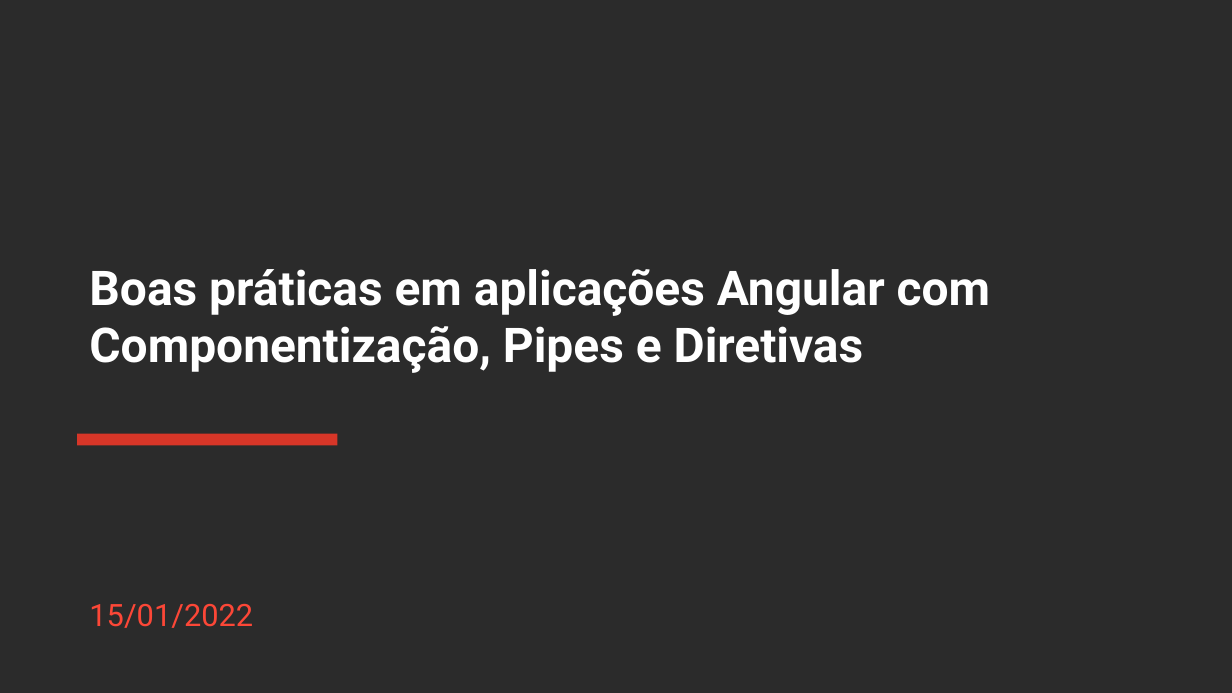
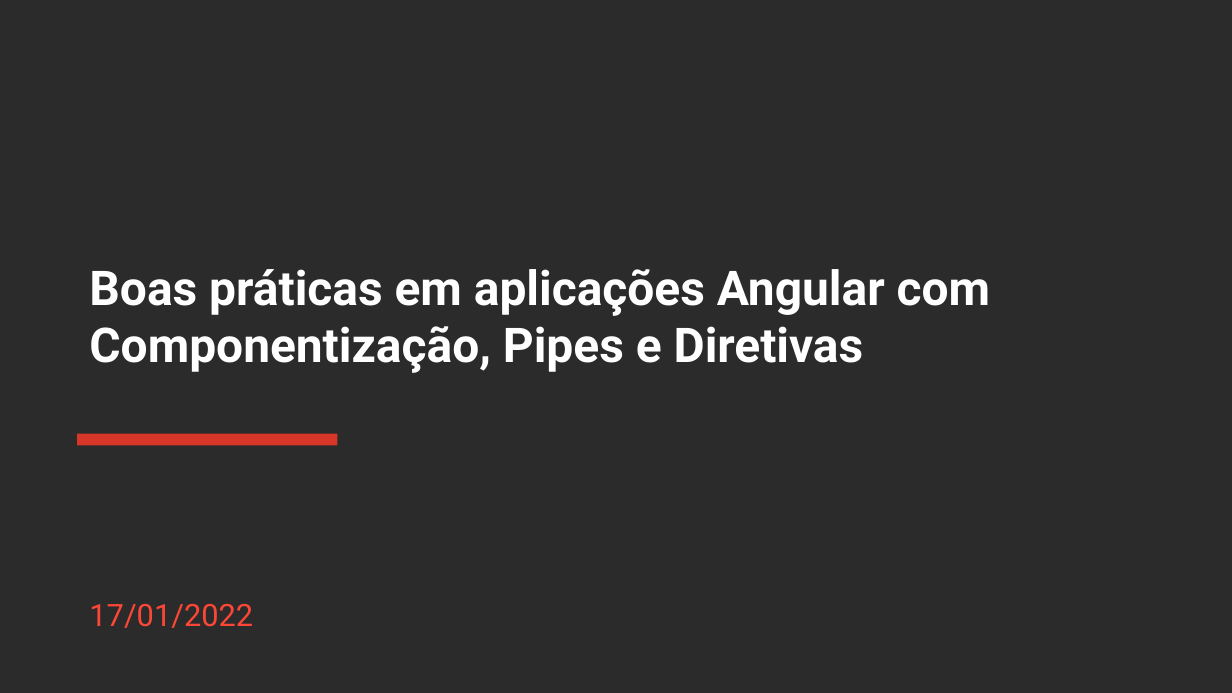
Before and after one commit to rocketseat-creators-program/angular-best-practices-2022-01-15, a slide deck: slide 1 of Apresentacao_Angular_Best_Practices.pptx. Drawn at 1232x693 pixels with LibreOffice and Linux fonts; fonts in the diff are those of the drawing; background and template pictures are left out; a plain dark background stands for a picture behind light text. Boxes give left, top, right and bottom in pixels: in the first picture for what was removed or moved away, otherwise in the second. Text is boxed around its words. In the diff, an @@ line names an element or a change of style, - is before the commit and + after.

Commit message:
Power Point slide

```diff
--- a/Apresentacao_Angular_Best_Practices.pptx
+++ b/Apresentacao_Angular_Best_Practices.pptx
@@ subtitle at (89, 604, 253, 628): text changed @@
-15/01/2022
+17/01/2022
```
